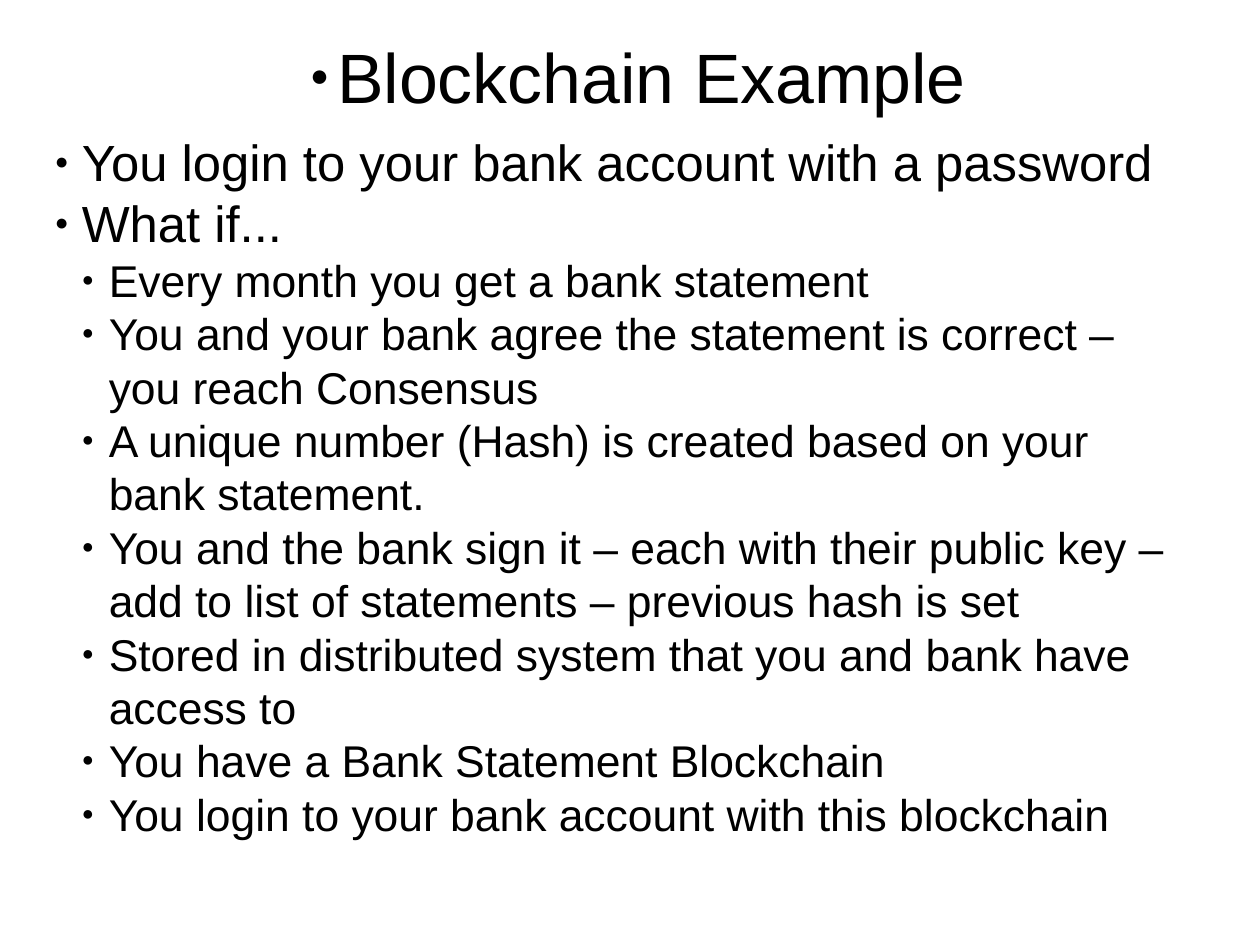
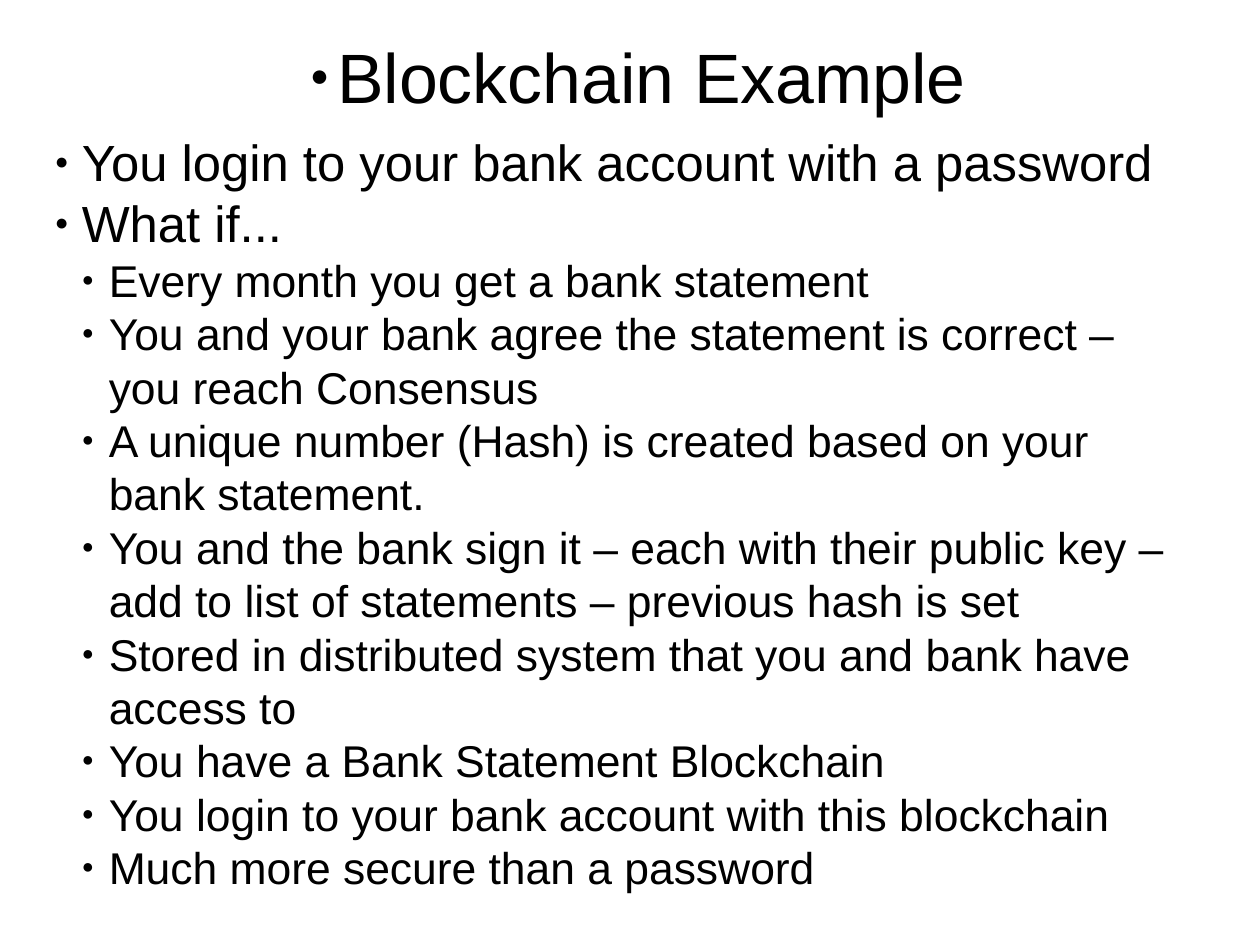
Before and after one commit to petezybrick/blockchain-supplychain, a slide deck: slide 10 of src/site/markdown/bcsc-v2.odp (slide 11 before the commit). Drawn at 1260x945 pixels with LibreOffice and Linux fonts; fonts in the diff are those of the drawing. Boxes give left, top, right and bottom in pixels: in the first picture for what was removed or moved away, otherwise in the second. Text is boxed around its words. In the diff, an @@ line names an element or a change of style, - is before the commit and + after.

```diff
--- a/src/site/markdown/bcsc-v2.odp
+++ b/src/site/markdown/bcsc-v2.odp
@@ text at [109,851,814,893]: paragraph added @@
+  ● Much more secure than a password
```
Also in this commit, not shown: 10 other slides changed, 20 slides added, 1 slide removed, 1 other file.
